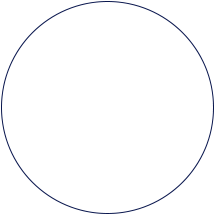
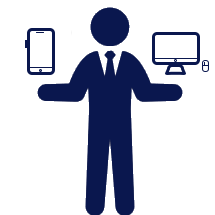
Revision of a layered 215 x 215 image; what changed, layer by layer:
added group "Group 2" with 7 layers above "Group 1" over [152, 32, 209, 75]
added layer "Shape 2" in group "Group 2" over [155, 58, 198, 59]
added layer "Rounded Rectangle 3" in group "Group 2" over [152, 32, 200, 65]
added layer "Rounded Rectangle 5" in group "Group 2" over [202, 60, 209, 72]
added layer "Rounded Rectangle 4" in group "Group 2" over [165, 64, 186, 75]
added group "Group 1" with 7 layers above "Layer 1 copy" over [25, 28, 55, 75]
added layer "Rectangle 1 copy" in group "Group 1" over [52, 35, 55, 43]
added layer "Shape 1" in group "Group 1" over [29, 67, 52, 68]
added layer "Rectangle 1 copy 2" in group "Group 1" over [25, 40, 28, 48]
added layer "Rectangle 1" in group "Group 1" over [52, 43, 55, 51]
added layer "Rounded Rectangle 1" in group "Group 1" over [27, 28, 55, 75]
renamed "Ellipse 2" to "Layer 1 copy", painted on it over [1, 1, 214, 215]
hid "Background" over [1, 1, 214, 215]
